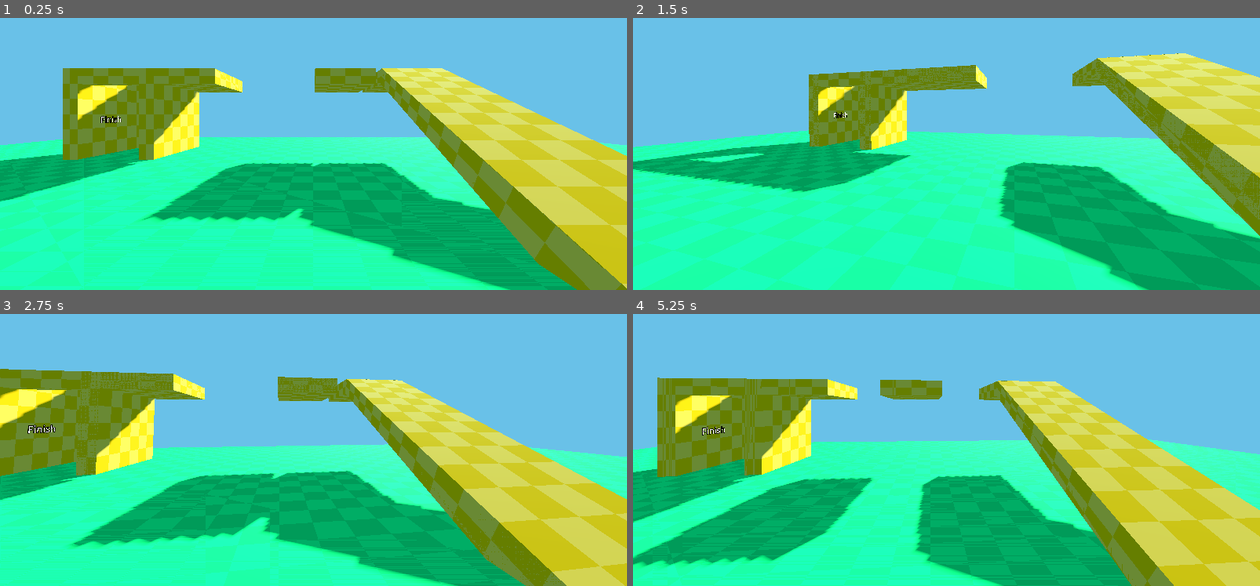
Above: before the commit, frames 1-4 (two rows, left to right).
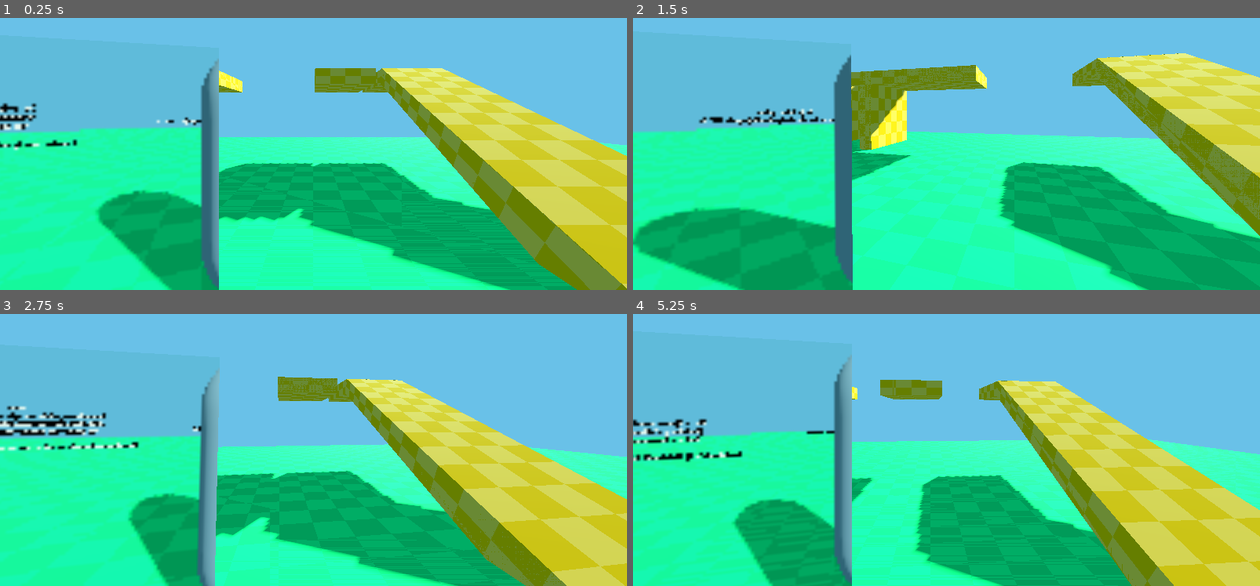
Above: after the commit, the same moments.

Repository: Ericpedre/Mirror-Game
Game: Godot game, scene res://scenes/world.tscn
The game is run twice, just before and just after one commit, with the same random seed, the same clock (stepped at 60 frames per second) and the same inputs. Before the commit the project starts from res://world.tscn.
Inputs (mouse positions are in pixels of both pictures, inside the frame that each line leads up to):
- Up to frame 1 (0.25 s): no input
- Up to frame 2 (1.5 s): tap Enter (ui_accept) at 0.5, 0.6, 0.77, 1.07, 1.35 s; move the mouse to (977, 113) at 0.52 s; hold Up (ui_up) from 0.53 s (still down); move the mouse to (915, 115) at 1.27 s
- Up to frame 3 (2.75 s): keep holding Up (ui_up); tap Enter (ui_accept) at 1.52, 1.82, 2.1 s; move the mouse to (326, 403) at 2.02 s
- Up to frame 4 (5.25 s): keep holding Up (ui_up); move the mouse to (940, 414) at 2.77 s; tap Enter (ui_accept) at 2.85, 3.02, 3.32, 3.6, 3.77, 4.07, 4.35, 4.52, 4.82, 5.1 s; move the mouse to (990, 414) at 3.52 s; move the mouse to (896, 406) at 4.27 s; move the mouse to (952, 409) at 5.02 s

The runs differ from the first frame. In frame 1, 19% of the frame differs, in the area x 0-35%, y 14-100%; in frame 2, 18%; in frame 3, 17%; in frame 4, 19%.

Commit message:
mirror an init enemy

Diff:
--- a/project.godot
+++ b/project.godot
@@ -11,9 +11,13 @@
 [application]
 
 config/name="Basic3dStarter"
-run/main_scene="res://world.tscn"
+run/main_scene="res://scenes/world.tscn"
 config/features=PackedStringArray("4.2", "Forward Plus")
 config/icon="res://icon.svg"
+
+[editor_plugins]
+
+enabled=PackedStringArray("res://addons/Mirror/plugin.cfg")
 
 [input]
 
--- a/character.tscn
+++ b/scenes/character.tscn
@@ -1,6 +1,7 @@
-[gd_scene load_steps=4 format=3 uid="uid://doh0w0if3r85g"]
+[gd_scene load_steps=5 format=3 uid="uid://doh0w0if3r85g"]
 
-[ext_resource type="Script" path="res://character_new.gd" id="1_7egtf"]
+[ext_resource type="Script" path="res://script/character_new.gd" id="1_7egtf"]
+[ext_resource type="Script" path="res://addons/Mirror/Mirror/Mirror.gd" id="2_nty37"]
 
 [sub_resource type="CapsuleShape3D" id="CapsuleShape3D_8wiiv"]
 
@@ -21,3 +22,9 @@
 
 [node name="Camera3D" type="Camera3D" parent="."]
 transform = Transform3D(1, 0, 0, 0, 1, 0, 0, 0, 1, 0, 1.5, 0)
+
+[node name="Mirror" type="Node3D" parent="."]
+transform = Transform3D(0.976383, 0, 0.216048, 0, 1, 0, -0.216048, 0, 0.976383, -1.36522, 0.771152, -0.724385)
+script = ExtResource("2_nty37")
+MainCamPath = NodePath("../Camera3D")
+MirrorDistortion = 10
--- /dev/null
+++ b/scenes/enemy.tscn
@@ -0,0 +1,26 @@
+[gd_scene load_steps=4 format=3 uid="uid://cu2e0bmh7e22j"]
+
+[ext_resource type="Script" path="res://script/enemy.gd" id="1_65dtg"]
+
+[sub_resource type="CapsuleShape3D" id="CapsuleShape3D_e3c0a"]
+
+[sub_resource type="SphereShape3D" id="SphereShape3D_rhhqq"]
+radius = 1.35385
+
+[node name="enemy" type="CharacterBody3D"]
+transform = Transform3D(1, 0, 0, 0, 1, 0, 0, 0, 1, 0, 1.10444, 0)
+script = ExtResource("1_65dtg")
+
+[node name="CollisionShape3D" type="CollisionShape3D" parent="."]
+shape = SubResource("CapsuleShape3D_e3c0a")
+
+[node name="CSGSphere3D" type="CSGSphere3D" parent="."]
+transform = Transform3D(1, 0, 0, 0, 2, 0, 0, 0, 1, 0, 0, 0)
+radial_segments = 43
+rings = 30
+
+[node name="Area3D" type="Area3D" parent="."]
+
+[node name="CollisionShape3D" type="CollisionShape3D" parent="Area3D"]
+transform = Transform3D(5, 0, 0, 0, 5, 0, 0, 0, 5, 0, 0, 0)
+shape = SubResource("SphereShape3D_rhhqq")
--- a/world.tscn
+++ b/scenes/world.tscn
@@ -1,8 +1,8 @@
 [gd_scene load_steps=19 format=3 uid="uid://ga4brol6kes6"]
 
-[ext_resource type="Shader" uid="uid://dtq8vkrpvuqfj" path="res://gridmaterial.tres" id="1_78mpy"]
-[ext_resource type="PackedScene" uid="uid://doh0w0if3r85g" path="res://character.tscn" id="2_7bd7c"]
-[ext_resource type="Script" path="res://animation.gd" id="3_w4bpu"]
+[ext_resource type="PackedScene" uid="uid://doh0w0if3r85g" path="res://scenes/character.tscn" id="1_gn5b7"]
+[ext_resource type="Shader" uid="uid://dtq8vkrpvuqfj" path="res://gridmaterial.tres" id="2_1q4i6"]
+[ext_resource type="Script" path="res://script/animation.gd" id="3_l8b0d"]
 
 [sub_resource type="Environment" id="Environment_g3bud"]
 background_mode = 1
@@ -92,7 +92,7 @@
 
 [node name="World" type="Node3D"]
 
-[node name="character" parent="." instance=ExtResource("2_7bd7c")]
+[node name="character" parent="." instance=ExtResource("1_gn5b7")]
 transform = Transform3D(-1, 2.98023e-08, -8.74228e-08, 2.98023e-08, 1, 0, 8.74228e-08, 0, -1, 0, 1, 0)
 
 [node name="WorldEnvironment" type="WorldEnvironment" parent="."]
@@ -151,7 +151,7 @@
 libraries = {
 "": SubResource("AnimationLibrary_vyo8q")
 }
-script = ExtResource("3_w4bpu")
+script = ExtResource("3_l8b0d")
 
 [node name="Label3D" type="Label3D" parent="."]
 transform = Transform3D(-0.707107, 0, -0.707107, 0, 1, 0, 0.707107, 0, -0.707107, -7, 2, -7)
--- /dev/null
+++ b/script/enemy.gd
@@ -0,0 +1,31 @@
+extends CharacterBody3D
+
+
+const SPEED = 5.0
+const JUMP_VELOCITY = 4.5
+
+# Get the gravity from the project settings to be synced with RigidBody nodes.
+var gravity = ProjectSettings.get_setting("physics/3d/default_gravity")
+
+
+func _physics_process(delta):
+	# Add the gravity.
+	if not is_on_floor():
+		velocity.y -= gravity * delta
+
+	# Handle jump.
+	if Input.is_action_just_pressed("ui_accept") and is_on_floor():
+		velocity.y = JUMP_VELOCITY
+
+	# Get the input direction and handle the movement/deceleration.
+	# As good practice, you should replace UI actions with custom gameplay actions.
+	var input_dir = Input.get_vector("ui_left", "ui_right", "ui_up", "ui_down")
+	var direction = (transform.basis * Vector3(input_dir.x, 0, input_dir.y)).normalized()
+	if direction:
+		velocity.x = direction.x * SPEED
+		velocity.z = direction.z * SPEED
+	else:
+		velocity.x = move_toward(velocity.x, 0, SPEED)
+		velocity.z = move_toward(velocity.z, 0, SPEED)
+
+	move_and_slide()
Not shown: 3 places in scenes/world.tscn that only renumber resources
Renamed: animation.gd -> script/animation.gd
Renamed: character.gd -> script/character.gd
Renamed: character_new.gd -> script/character_new.gd
